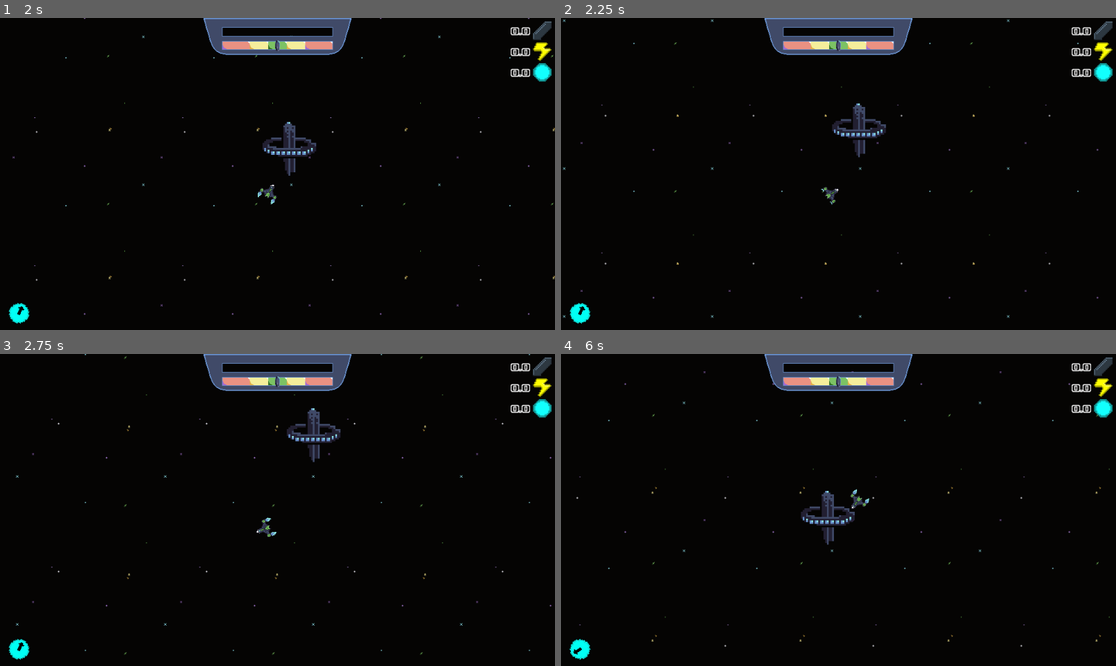
Above: before the commit, frames 1-4 (two rows, left to right).
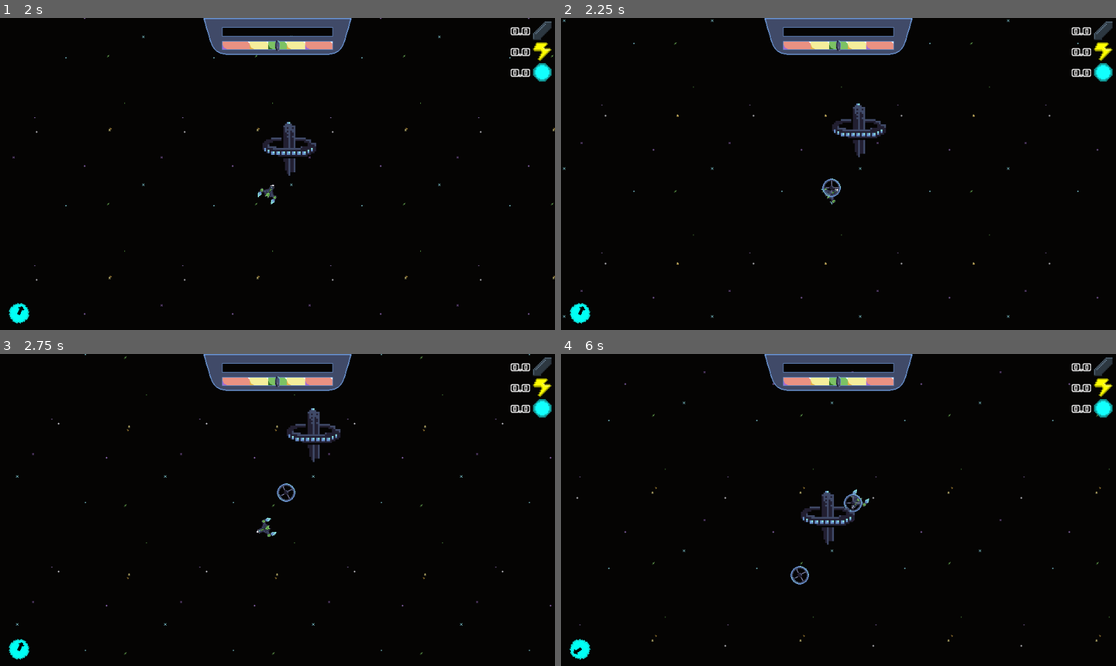
Above: after the commit, the same moments.

Repository: JoshPattman/microjam-034
Game: Godot game, scene res://scenes/game.tscn
The game is run twice, just before and just after one commit, with the same random seed, the same clock (stepped at 60 frames per second) and the same inputs. Sound files missing from this copy of the repository are replaced by a short silence.
Inputs:
- Up to frame 1 (2 s): tap Enter at 0.5 s; hold D (player_right) 0.53-1.28 s; hold Ctrl (player_break) 0.53-1.28 s; tap Shift (player_jump) at 0.77, 1.52 s; tap Space (player_collect) at 1.25, 1.35 s; hold S (player_back) from 1.28 s (still down)
- Up to frame 2 (2.25 s): release S (player_back) at 2.03 s; hold D (player_right) from 2.03 s (still down); tap 2 (player_place_bouncer) at 2.1 s
- Up to frame 3 (2.75 s): keep holding D (player_right)
- Up to frame 4 (6 s): release D (player_right) at 2.78 s; hold W (player_forward) 2.78-3.53 s; tap 3 (player_place_mine) at 2.85 s; tap Shift (player_jump) at 3.02, 3.77, 4.52 s; hold A (player_left) 3.53-5.03 s; tap 1 (player_place_shooter) at 3.6 s; tap Ctrl (player_break) at 4.35 s; hold S (player_back) 5.03-5.78 s; tap Space (player_collect) at 5.1 s; hold D (player_right) from 5.78 s (still down); tap 2 (player_place_bouncer) at 5.85 s

Frame 1 is identical in both runs. In frame 2, 0.1% of the frame differs, in the area x 47-51%, y 51-58%; in frame 3, 0.1%; in frame 4, 0.2%, in the area x 41-55%, y 44-74%.

Commit message:
Fixthepusher

Diff:
--- a/godot/game_objects/turret_bouncer.tscn
+++ b/godot/game_objects/turret_bouncer.tscn
@@ -44,14 +44,12 @@
 }
 
 [node name="TurretBouncer" type="Node2D"]
-position = Vector2(0, -1)
 script = ExtResource("1_oc61v")
 range = 400.0
 shot_delay = 6.0
 is_single_shot = false
 is_pusher = true
 push_prefab = ExtResource("2_tsg0k")
-push_for = 0.0
 metadata/_custom_type_script = "uid://dfaqnj6r52slx"
 
 [node name="Sprite2D" type="Sprite2D" parent="."]
--- a/godot/scenes/game.tscn
+++ b/godot/scenes/game.tscn
@@ -61,6 +61,7 @@
 shooter_prefab = ExtResource("4_kvpfn")
 bouncer_prefab = ExtResource("5_dinhu")
 mine_prefab = ExtResource("6_ir15t")
+bouncer_turret_cost = 0.0
 enemy_spawn_groups = Array[ExtResource("2_0tnpc")]([SubResource("Resource_vtaks"), SubResource("Resource_kvpfn"), SubResource("Resource_rysoc")])
 
 [node name="Background" type="Node2D" parent="."]
--- a/godot/scripts/turret.gd
+++ b/godot/scripts/turret.gd
@@ -8,6 +8,7 @@
 	set(new):
 		if $AnimationPlayer != null:
 			$AnimationPlayer.speed_scale = 1.0 / shot_delay
+		shot_delay = new
 @export var is_single_shot: bool = true
 @export var is_pusher: bool = false
 @export var push_prefab: PackedScene
@@ -40,7 +41,6 @@
 
 	if closest_dist_squared < range*range:
 		if time_since_last_shot > shot_delay:
-			time_since_last_shot = 0.0
 			if is_single_shot:
 				var lc = Life.get_life_script(closest_enemy)
 				if lc != null:
@@ -55,12 +55,17 @@
 					if current_push_prefab != null:
 						current_push_prefab.queue_free()
 					current_push_prefab = pu
-					add_child(current_push_prefab)
+					add_sibling(current_push_prefab)
+				print(current_push_prefab.global_position)
+				$AnimationPlayer.speed_scale = 5
 			else:
 				print("useless turret")
+			time_since_last_shot = 0.0
 
 	if current_push_prefab != null && pushing_time_left <= 0:
 		current_push_prefab.queue_free()
+		current_push_prefab = null
+		$AnimationPlayer.speed_scale = 1
 
 	var rdelta = delta * CustomRigidbody2D.get_global_dt_mult()
 	time_since_last_shot += rdelta
